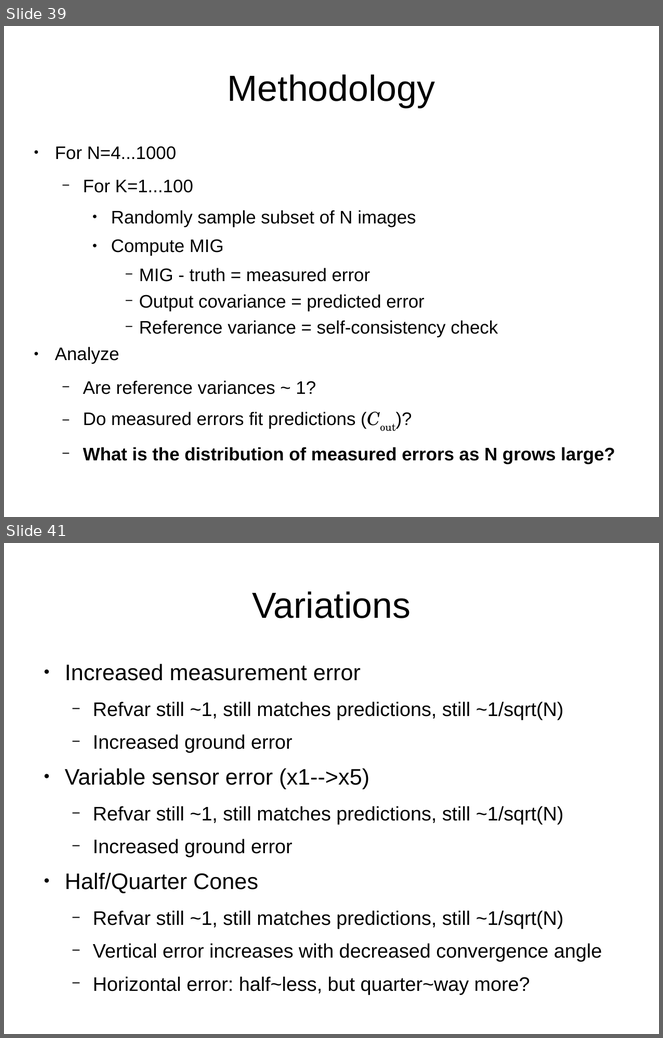
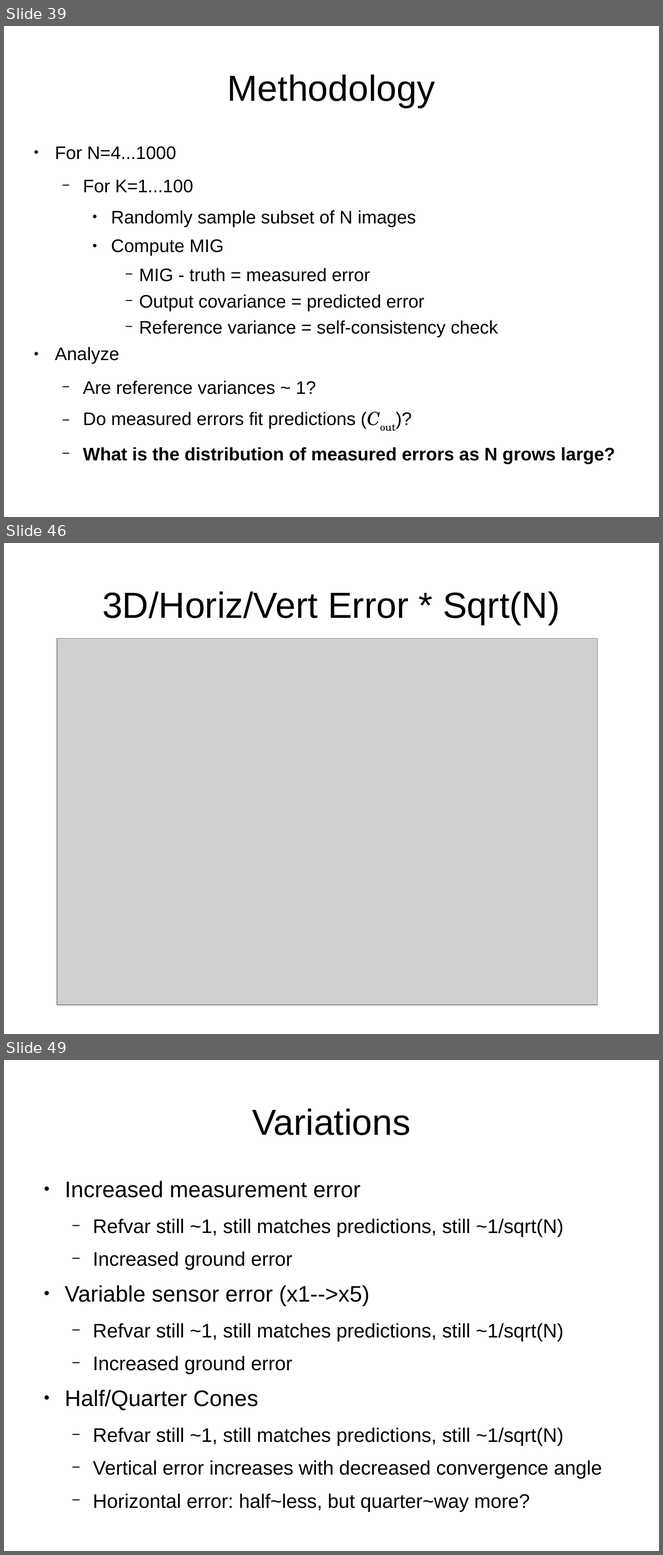
Before and after one commit to sethmerickel/Multi-Image-Geopositioning, a slide deck: papers/fresno2017.odp. Shown one above the other, each under a label of ours: slides 39 and 41 before the commit, slides 39, 46 and 49 after it; the slides between them are not shown. The pictures are 663x1038 and 663x1555 pixels, drawn with LibreOffice and Linux fonts; fonts in the diff are those of the drawing; grey boxes stand for pictures. Boxes give left, top, right and bottom in pixels: in the first picture for what was removed or moved away, otherwise in the second. Text is boxed around its words. In the diff, an @@ line names an element or a change of style, - is before the commit and + after.

```diff
--- a/papers/fresno2017.odp
+++ b/papers/fresno2017.odp
@@ slide 46 added at [4,543,659,1034], background #FFFFFF @@
@@ title added at [102,591,560,625], 44 pt, text #000000 @@
+3D/Horiz/Vert Error * Sqrt(N)
@@ picture added at [57,639,597,1006] @@
@@ what was slide 41 is now slide 49 @@
```
Also in this commit, not shown: 2 slides changed, 7 other slides added, 1 other file.
